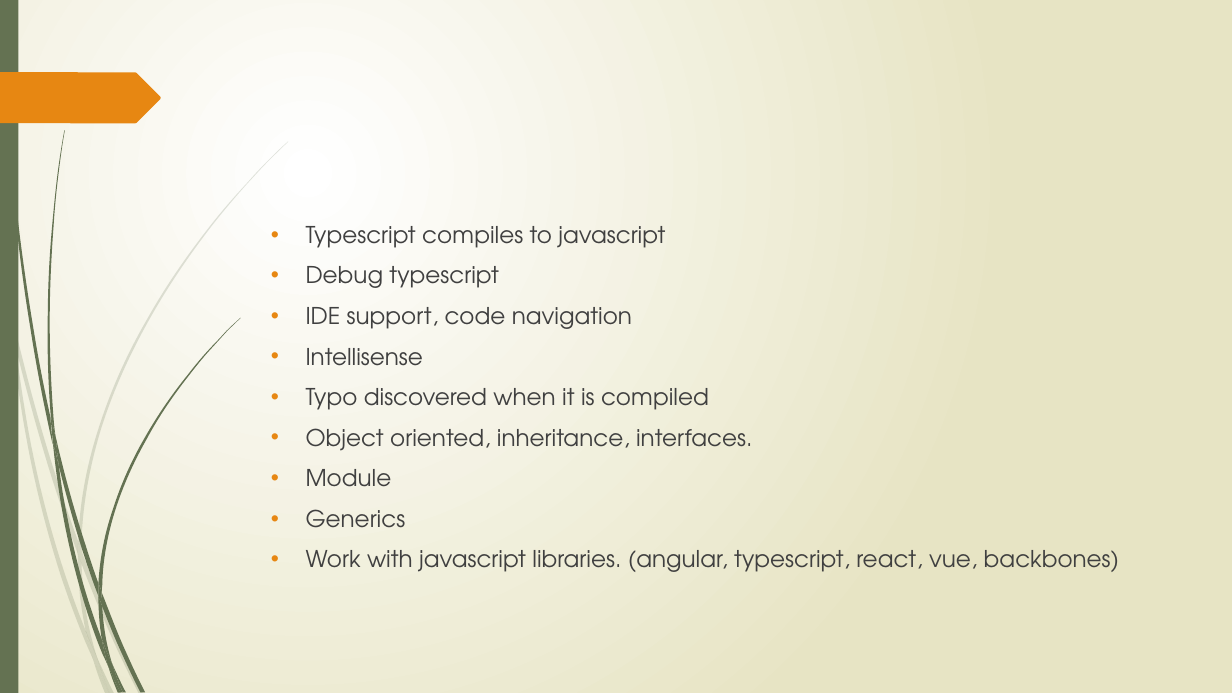
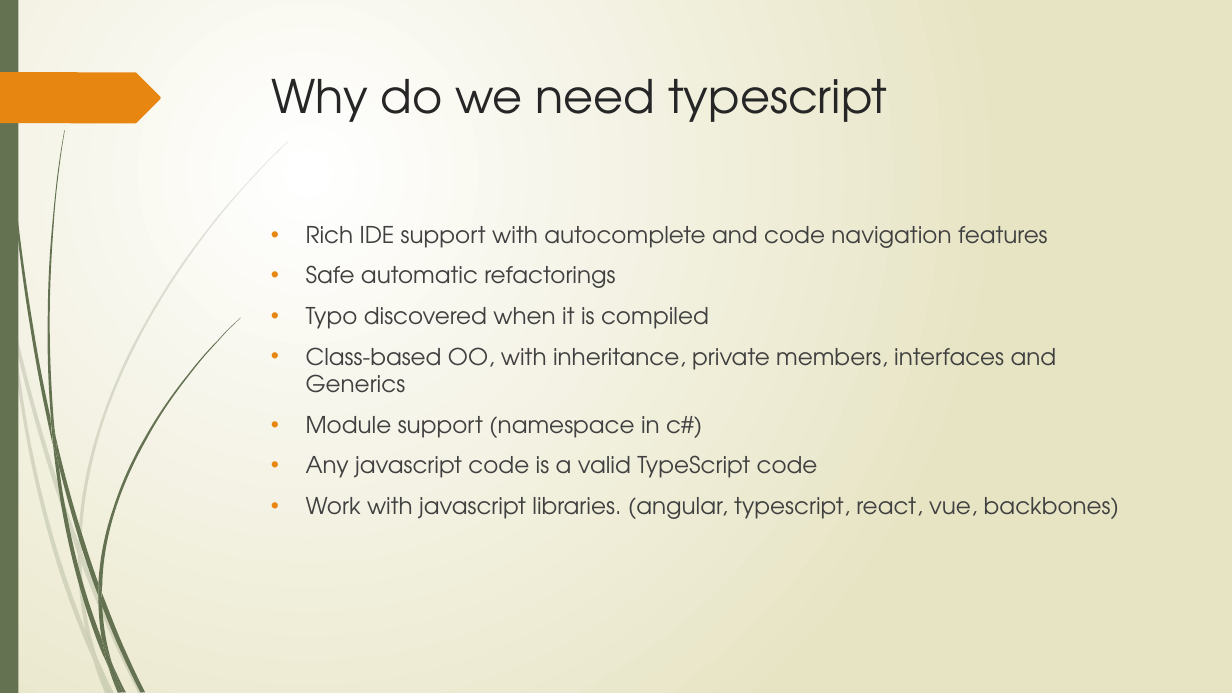
Before and after one commit to hanjia2014/TSDemo, a slide deck: slide 5 of TypeScript.pptx (slide 6 before the commit). Drawn at 1232x693 pixels with LibreOffice and Linux fonts; fonts in the diff are those of the drawing. Boxes give left, top, right and bottom in pixels: in the first picture for what was removed or moved away, otherwise in the second. Text is boxed around its words. In the diff, an @@ line names an element or a change of style, - is before the commit and + after.

Commit message:
add slide

```diff
--- a/TypeScript.pptx
+++ b/TypeScript.pptx
@@ title added at (x1=271, y1=79, x2=887, y2=122), 36 pt, text #262626 @@
+Why do we need typescript
@@ text at (x1=306, y1=226, x2=1048, y2=288): text changed @@
-• Typescript compiles to javascript
-• Debug typescript
-• IDE support, code navigation
-• Intellisense
+• Rich IDE support with autocomplete and code navigation features
+• Safe automatic refactorings
@@ text at (x1=306, y1=347, x2=1057, y2=478): text changed @@
-• Object oriented, inheritance, interfaces.
-• Module
-• Generics
+• Class-based OO, with inheritance, private members, interfaces and Generics
+• Module support (namespace in c#)
+• Any javascript code is a valid TypeScript code
```
Also in this commit, not shown: 1 slide added, 1 slide removed.
